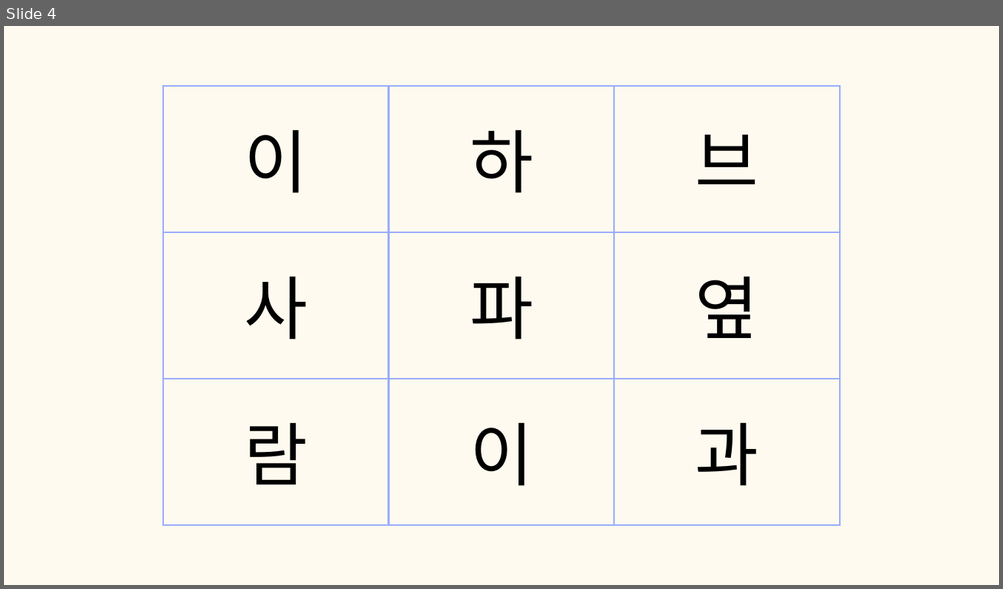
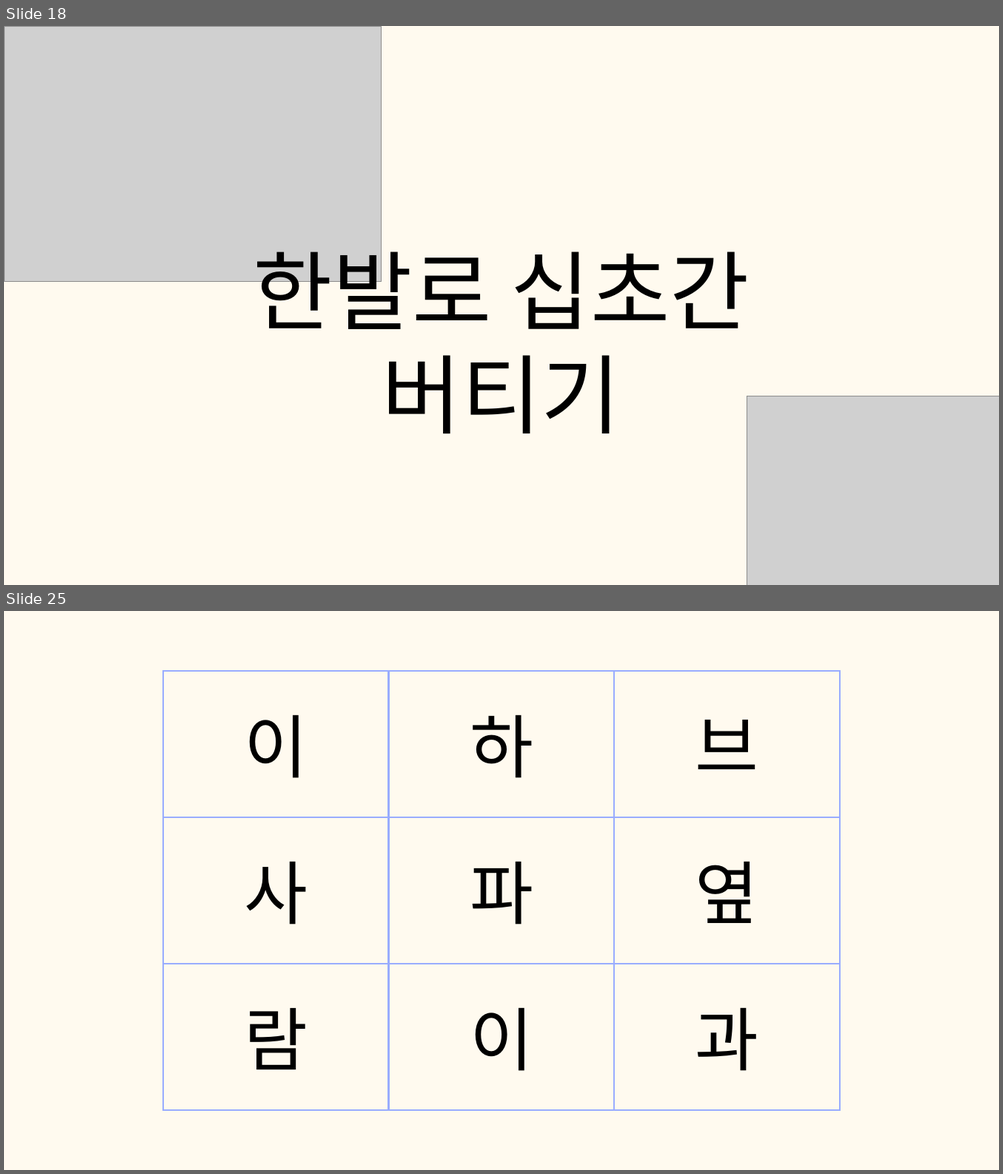
Before and after one commit to tkdgns25300/sunday_play, a slide deck: public/downloads/games/action-command/rules.pptx. Shown one above the other, each under a label of ours: slide 4 before the commit, slides 18 and 25 after it; the slides between them are not shown. The pictures are 1003x589 and 1003x1174 pixels, drawn with LibreOffice and Linux fonts; fonts in the diff are those of the drawing; grey boxes stand for pictures. Boxes give left, top, right and bottom in pixels: in the first picture for what was removed or moved away, otherwise in the second. Text is boxed around its words. In the diff, an @@ line names an element or a change of style, - is before the commit and + after.

```diff
--- a/public/downloads/games/action-command/rules.pptx
+++ b/public/downloads/games/action-command/rules.pptx
@@ slide 18 added at box(4, 26, 999, 585), background #FFFAEF @@
@@ picture added at box(4, 26, 381, 281) @@
@@ text added at box(253, 236, 749, 434), 125 pt, text #000000 @@
+한발로 십초간 버티기
@@ picture added at box(746, 397, 999, 585) @@
@@ what was slide 4 is now slide 25 @@
```
Also in this commit, not shown: 1 slide changed, 20 other slides added, 2 other files.
